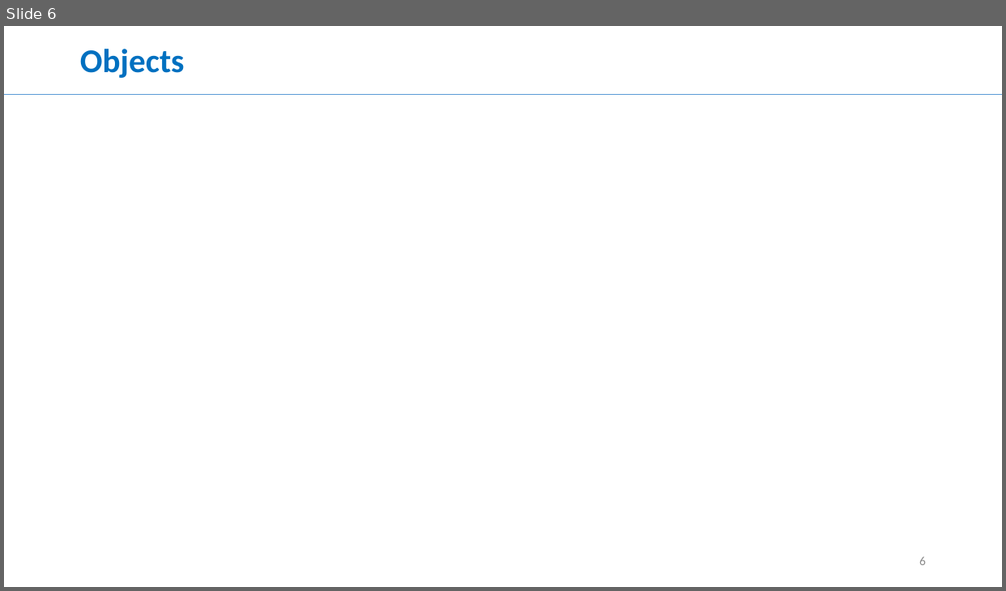
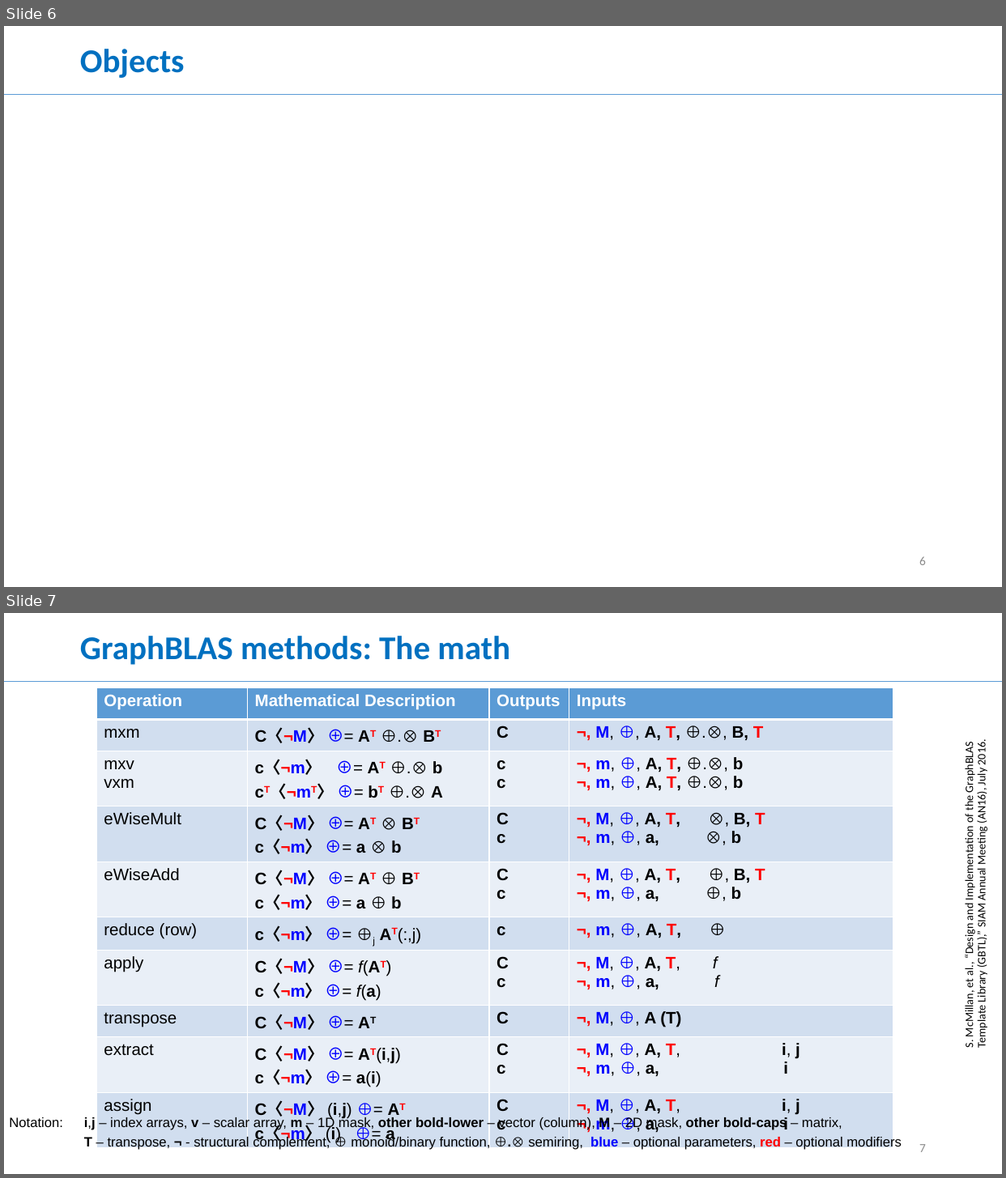
Before and after one commit to GraphBLAS/graphblas-api-c, a slide deck: GABB17/GABB17.pptx. Shown one above the other, each under a label of ours: slide 6 before the commit, slides 6 and 7 after it. The pictures are 1006x591 and 1006x1178 pixels, drawn with LibreOffice and Linux fonts; fonts in the diff are those of the drawing; grey boxes stand for pictures. Boxes give left, top, right and bottom in pixels: in the first picture for what was removed or moved away, otherwise in the second. Text is boxed around its words. In the diff, an @@ line names an element or a change of style, - is before the commit and + after.

```diff
--- a/GABB17/GABB17.pptx
+++ b/GABB17/GABB17.pptx
@@ slide 7 added at bbox=[4, 613, 1002, 1174], background #FFFFFF; not listed: 1 template element that a slide beside it also shows @@
@@ title added at bbox=[80, 636, 510, 665], 32 pt, text #0070C0, bold @@
+GraphBLAS methods: The math
@@ table added at bbox=[97, 688, 894, 1147], 10 rows, 4 columns @@
+Operation | Mathematical Description | Outputs | Inputs
+mxm | C〈¬M〉 ⊕= AT ⊕.⊗ BT | C | ¬, M, ⊕, A, T, ⊕.⊗, B, T
+mxv vxm | c〈¬m〉 ⊕= AT ⊕.⊗ b cT〈¬mT〉 ⊕= bT ⊕.⊗ A | c c | ¬, m, ⊕, A, T, ⊕.⊗, b ¬, m, ⊕, A, T, ⊕.⊗, b
+eWiseMult | C〈¬M〉 ⊕= AT ⊗ BT / c〈¬m〉 ⊕= a ⊗ b | C / c | ¬, M, ⊕, A, T, ⊗, B, T / ¬, m, ⊕, a, ⊗, b
+eWiseAdd | C〈¬M〉 ⊕= AT ⊕ BT c〈¬m〉 ⊕= a ⊕ b | C / c | ¬, M, ⊕, A, T, ⊕, B, T / ¬, m, ⊕, a, ⊕, b
+reduce (row) | c〈¬m〉 ⊕= ⊕j AT(:,j) | c | ¬, m, ⊕, A, T, ⊕
+apply | C〈¬M〉 ⊕= f(AT) c〈¬m〉 ⊕= f(a) | C / c | ¬, M, ⊕, A, T, f / ¬, m, ⊕, a, f
+transpose | C〈¬M〉 ⊕= AT | C | ¬, M, ⊕, A (T)
+extract | C〈¬M〉 ⊕= AT(i,j) c〈¬m〉 ⊕= a(i) | C / c | ¬, M, ⊕, A, T, i, j / ¬, m, ⊕, a, i
+assign | C〈¬M〉 (i,j) ⊕= AT / c〈¬m〉 (i) ⊕= a | C / c | ¬, M, ⊕, A, T, i, j / ¬, m, ⊕, a, i
@@ text added at bbox=[962, 742, 988, 1048], 11 pt, text #000000 @@
+S. McMillan, et al., “Design and Implementation of the GraphBLAS Template Library (GBTL),” SIAM Annual Meeting (AN16), July 2016.
@@ text added at bbox=[84, 1117, 901, 1150], 13 pt, text #000000 @@
+Notation: i,j – index arrays, v – scalar array, m – 1D mask, other bold-lower – vector (column), M – 2D mask, other bold-caps – matrix,
+T – transpose, ¬ - structural complement, ⊕ monoid/binary function, ⊕.⊗ semiring, blue – optional parameters, red – optional modifiers
@@ page number added at bbox=[919, 1144, 926, 1152], 12 pt, text #8C8C8C @@
+7
```
Also in this commit, not shown: 3 slides changed, 2 other slides added.
